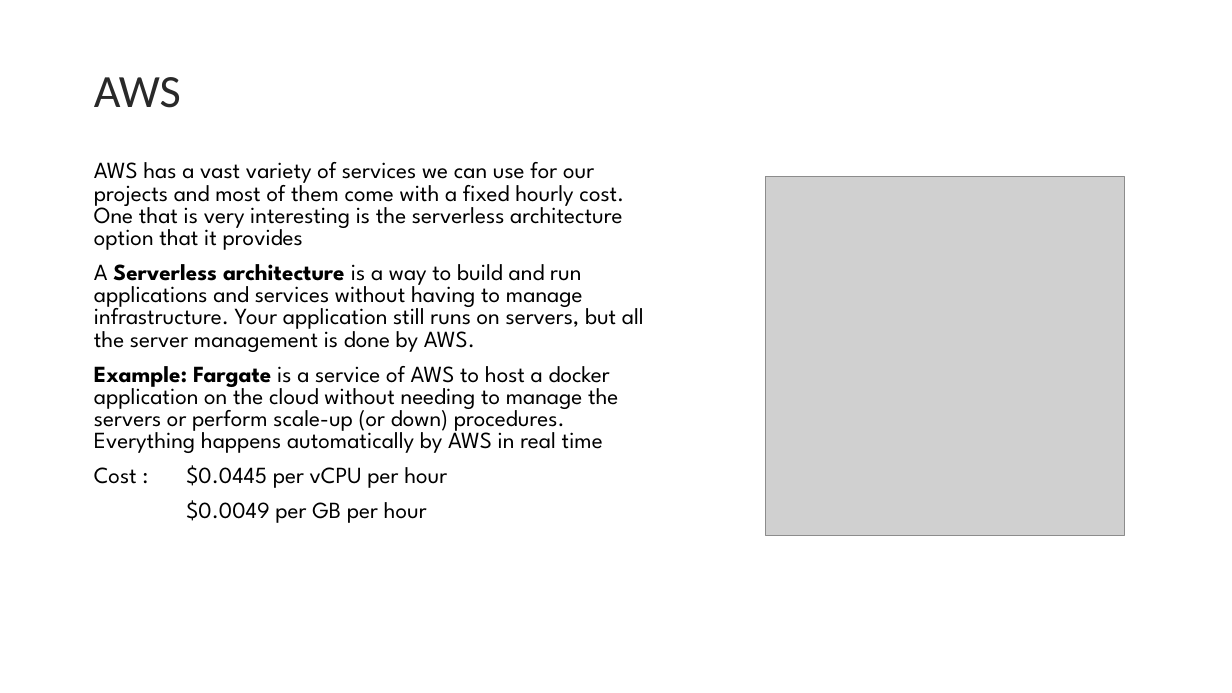
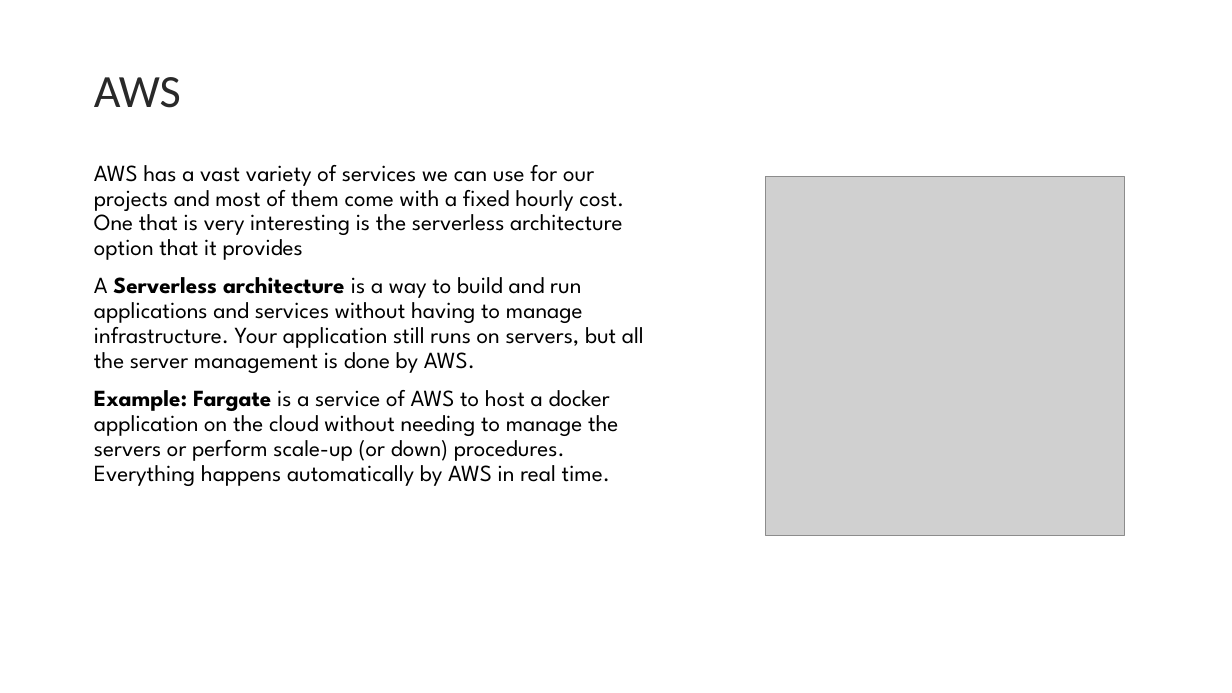
Before and after one commit to Uni-Systems-SMSA/DevOps_Sample_Case, a slide deck: slide 6 of Intership Presentation/DevOps_sample_draft_290823.pptx. Drawn at 1232x693 pixels with LibreOffice and Linux fonts; fonts in the diff are those of the drawing; grey boxes stand for pictures; background and template pictures are left out. Boxes give left, top, right and bottom in pixels: in the first picture for what was removed or moved away, otherwise in the second. Text is boxed around its words. In the diff, an @@ line names an element or a change of style, - is before the commit and + after.

```diff
--- a/Intership Presentation/DevOps_sample_draft_290823.pptx
+++ b/Intership Presentation/DevOps_sample_draft_290823.pptx
@@ text at (x1=94, y1=165, x2=644, y2=373): line spacing 0.8 to 0.9 @@
@@ text at (x1=94, y1=390, x2=618, y2=486): text changed @@
-Example: Fargate is a service of AWS to host a docker application on the cloud without needing to manage the servers or perform scale-up (or down) procedures. Everything happens automatically by AWS in real time
-Cost : $0.0445 per vCPU per hour
-$0.0049 per GB per hour
+Example: Fargate is a service of AWS to host a docker application on the cloud without needing to manage the servers or perform scale-up (or down) procedures. Everything happens automatically by AWS in real time.
```
Also in this commit, not shown: 4 other slides changed.
